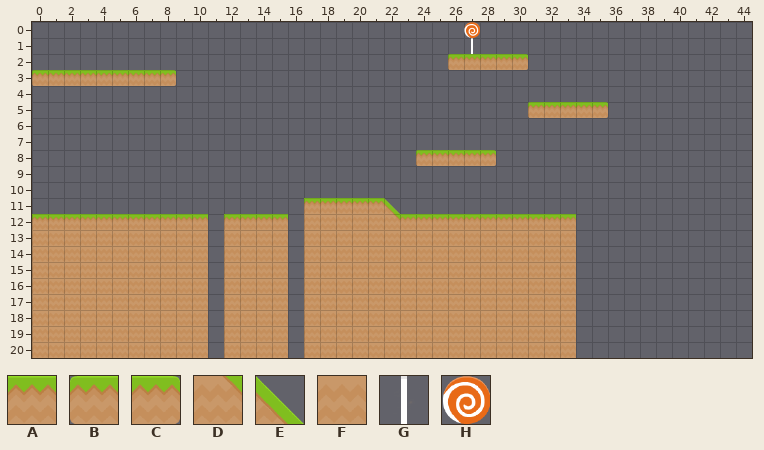
Tiled map (JSON) -- content/levels/test.json. This is how it looked before the edit.
Cells are 70x70 px. Shown: x 0..44, y 0..20.
Key: from "basetiles": A 0, B 1, C 2, D 5, E 6, F 7, G 10, H 12.
_ is an empty cell.
Layer "base" before, first column x 21:
 0 ________________________
 1 ________________________
 2 _____BAAAC______________
 3 ________________________
 4 ________________________
 5 __________BAAAC_________
 6 ________________________
 7 ________________________
 8 ___BAAAC________________
 9 ________________________
10 ________________________
11 AE______________________
12 FDAAAAAAAAAAA___________
13 FFFFFFFFFFFFF___________
14 FFFFFFFFFFFFF___________
15 FFFFFFFFFFFFF___________
16 FFFFFFFFFFFFF___________
17 FFFFFFFFFFFFF___________
18 FFFFFFFFFFFFF___________
19 FFFFFFFFFFFFF___________
20 FFFFFFFFFFFFF___________
The same view after the edit:
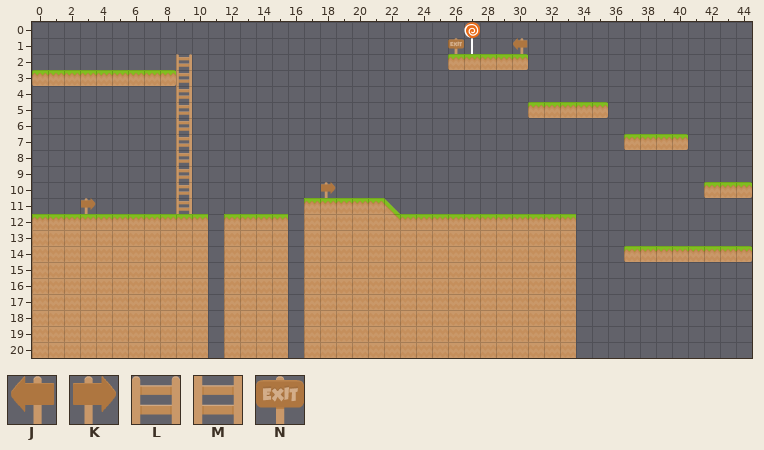
Further tiles: from "basetiles": J 8, K 9, L 13, M 14, N 18.
Edits made:
Layer "background":
Tile J now appears in row 1 at x 30.
Tile K now appears in row 10 at x 18; in row 11 at x 3.
Tile L now appears in row 2 at x 9.
Tile M now appears in rows 3 to 11 at x 9.
Tile N now appears in row 1 at x 26.
Layer "base":
Tile A now appears in row 7 at x 38 to 39; in row 10 at x 43; in row 14 at x 38 to 43.
Tile B now appears in row 7 at x 37; in row 10 at x 42; in row 14 at x 37.
Tile C now appears in row 7 at x 40; in row 10 at x 44; in row 14 at x 44.
The edit erases tile A in row 8 at x 25 to 27.
The edit erases tile B in row 8 at x 24.
The edit erases tile C in row 8 at x 28.
